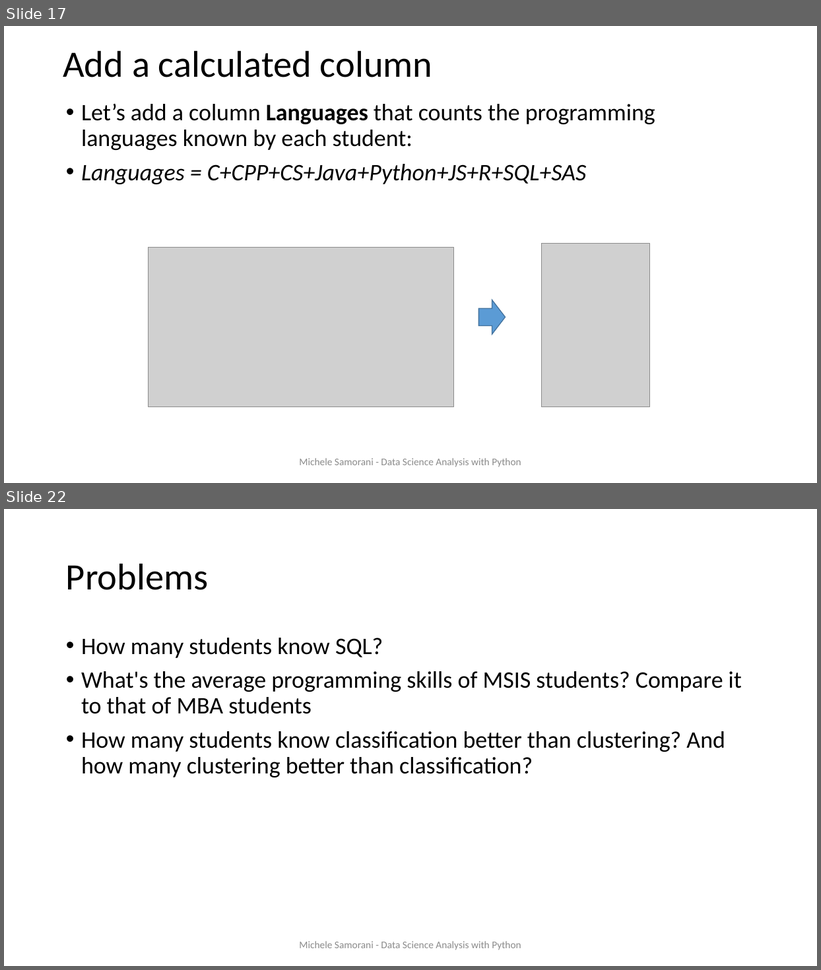
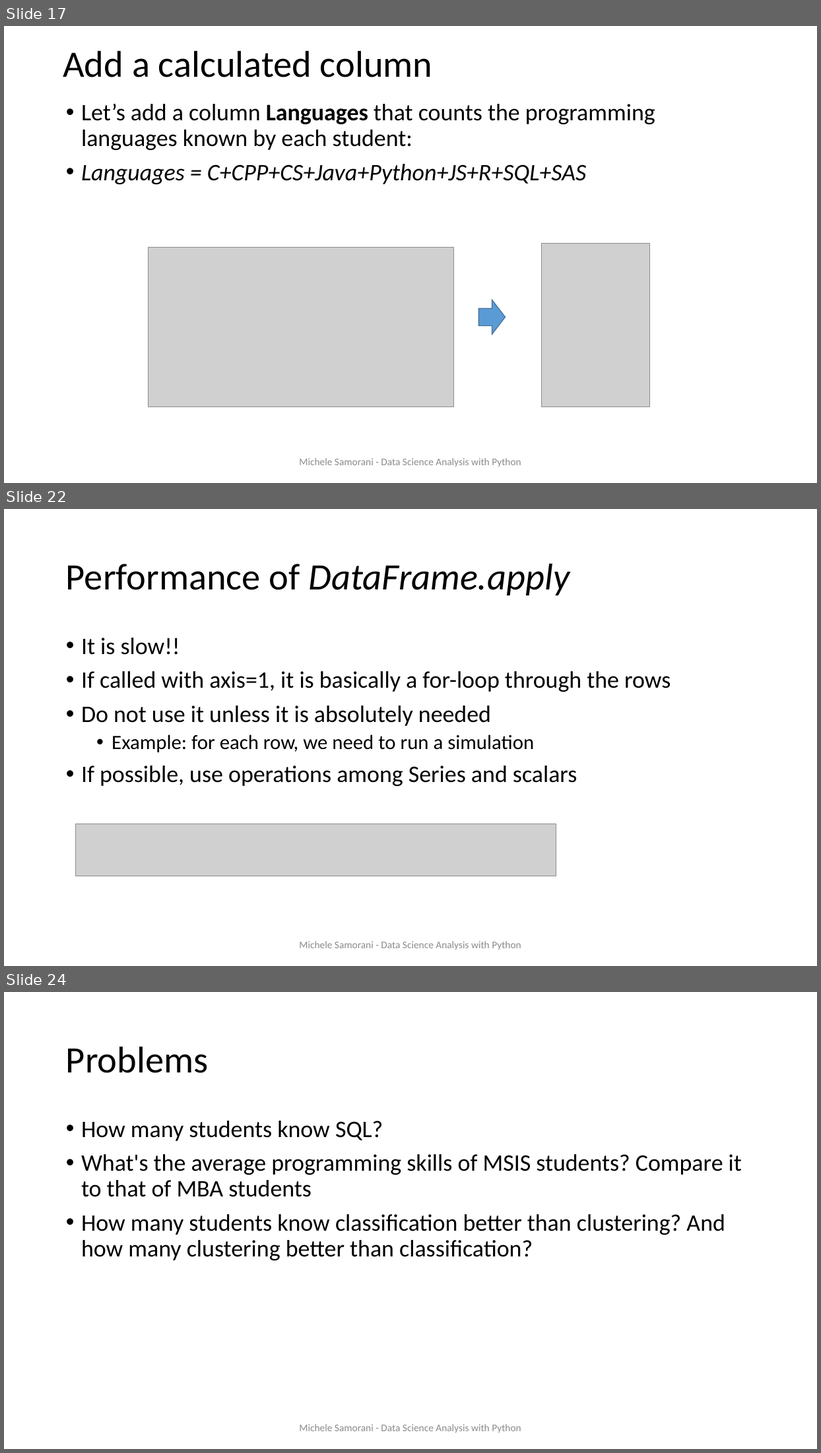
Before and after one commit to samorani/Data-Science-Analysis-with-Python, a slide deck: Module 5 -- cleaning and summary stats/Module 5 -- data cleaning.pptx. Shown one above the other, each under a label of ours: slides 17 and 22 before the commit, slides 17, 22 and 24 after it; the slides between them are not shown. The pictures are 821x970 and 821x1453 pixels, drawn with LibreOffice and Linux fonts; fonts in the diff are those of the drawing; grey boxes stand for pictures. Boxes give left, top, right and bottom in pixels: in the first picture for what was removed or moved away, otherwise in the second. Text is boxed around its words. In the diff, an @@ line names an element or a change of style, - is before the commit and + after.

```diff
--- a/Module 5 -- cleaning and summary stats/Module 5 -- data cleaning.pptx
+++ b/Module 5 -- cleaning and summary stats/Module 5 -- data cleaning.pptx
@@ slide 22 added at bbox=[4, 509, 817, 966], background #FFFFFF @@
@@ title added at bbox=[66, 563, 570, 595], 44 pt, text #000000, italic @@
+Performance of DataFrame.apply
@@ text added at bbox=[81, 638, 671, 786], 28 pt, text #000000 @@
+• It is slow!!
+• If called with axis=1, it is basically a for-loop through the rows
+• Do not use it unless it is absolutely needed
+  • Example: for each row, we need to run a simulation
+• If possible, use operations among Series and scalars
@@ picture added at bbox=[75, 824, 556, 876] @@
@@ text added at bbox=[299, 941, 521, 951], 12 pt, text #8C8C8C @@
+Michele Samorani - Data Science Analysis with Python
@@ what was slide 22 is now slide 24 @@
```
Also in this commit, not shown: 5 slides changed, 1 other slide added, 3 other files.
